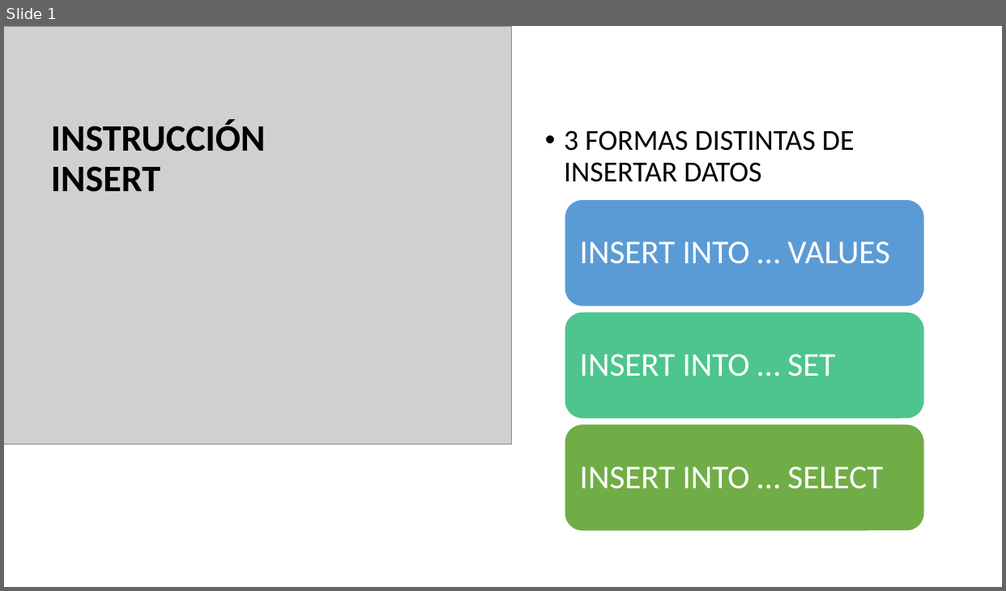
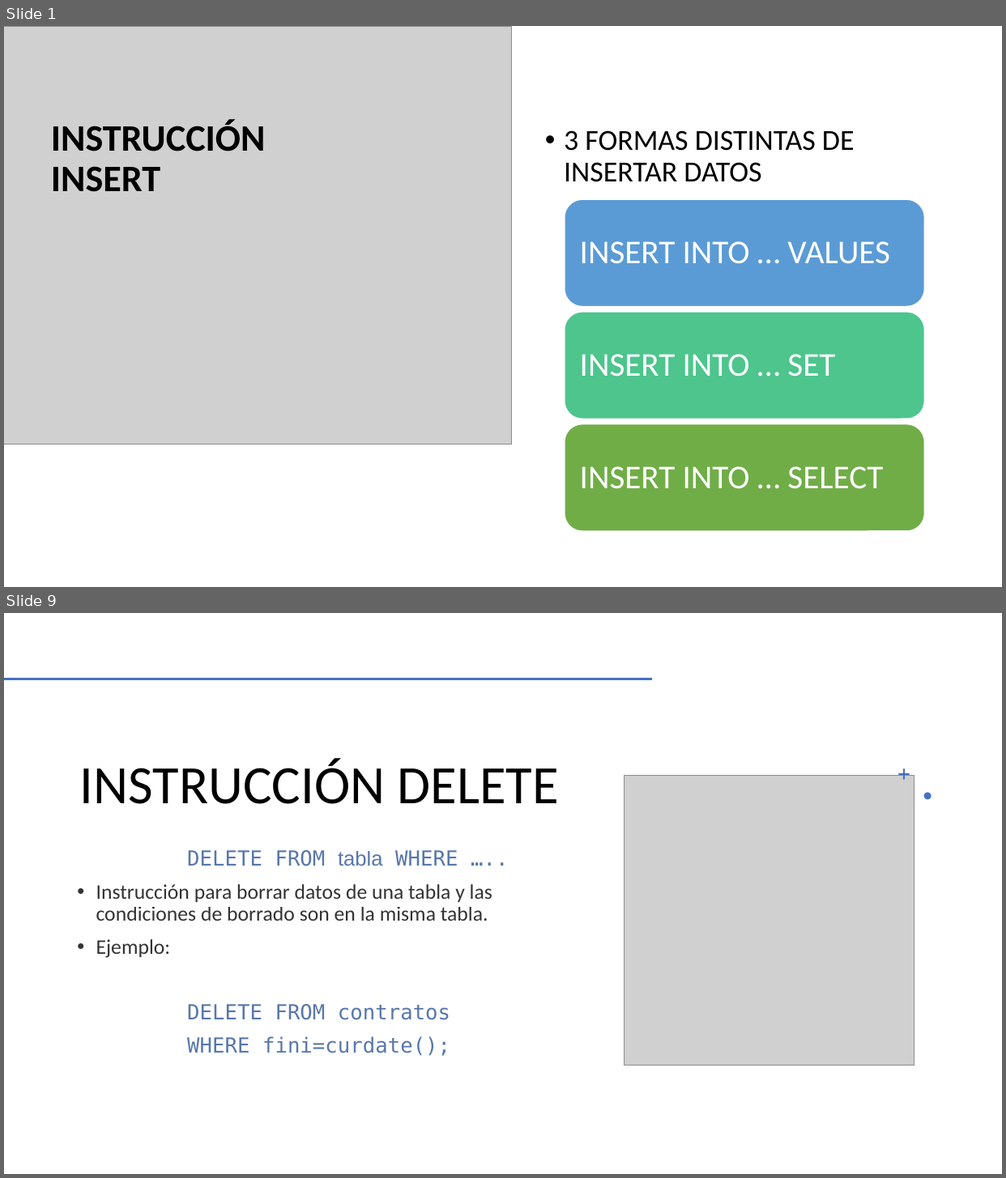
Before and after one commit to NuriaCelis/GBD2425, a slide deck: Tema5/Actualizaciones sencillas.pptx. Shown one above the other, each under a label of ours: slide 1 before the commit, slides 1 and 9 after it; the slides between them are not shown. The pictures are 1006x591 and 1006x1178 pixels, drawn with LibreOffice and Linux fonts; fonts in the diff are those of the drawing; grey boxes stand for pictures. Boxes give left, top, right and bottom in pixels: in the first picture for what was removed or moved away, otherwise in the second. Text is boxed around its words. In the diff, an @@ line names an element or a change of style, - is before the commit and + after.

```diff
--- a/Tema5/Actualizaciones sencillas.pptx
+++ b/Tema5/Actualizaciones sencillas.pptx
@@ slide 9 added at bbox=[4, 613, 1002, 1174], background #FFFFFF @@
@@ line added from (4, 679) to (651, 679), #ED7D31 2 pt @@
@@ title added at bbox=[80, 759, 558, 804], 52 pt, text #000000 @@
+INSTRUCCIÓN DELETE
@@ picture added at bbox=[624, 776, 914, 1066] @@
@@ freeform shape added at bbox=[898, 769, 910, 780], fill #4472C4 @@
@@ freeform shape added at bbox=[924, 792, 931, 799], fill #4472C4 @@
@@ text added at bbox=[96, 850, 492, 1056], 20 pt, text #000000 at 80% opacity @@
+DELETE FROM tabla WHERE …..
+• Instrucción para borrar datos de una tabla y las condiciones de borrado son en la misma tabla.
+• Ejemplo:
+DELETE FROM contratos
+WHERE fini=curdate();
```
Also in this commit, not shown: 2 slides changed, 3 other slides added, 1 slide removed, 6 other files.
